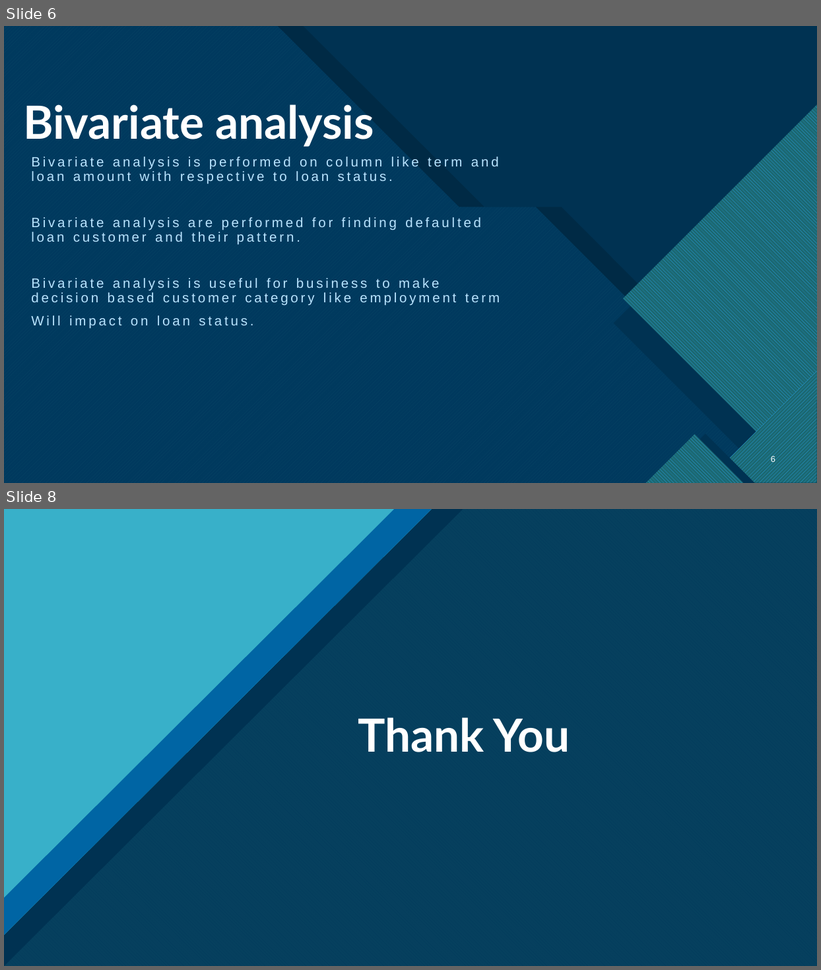
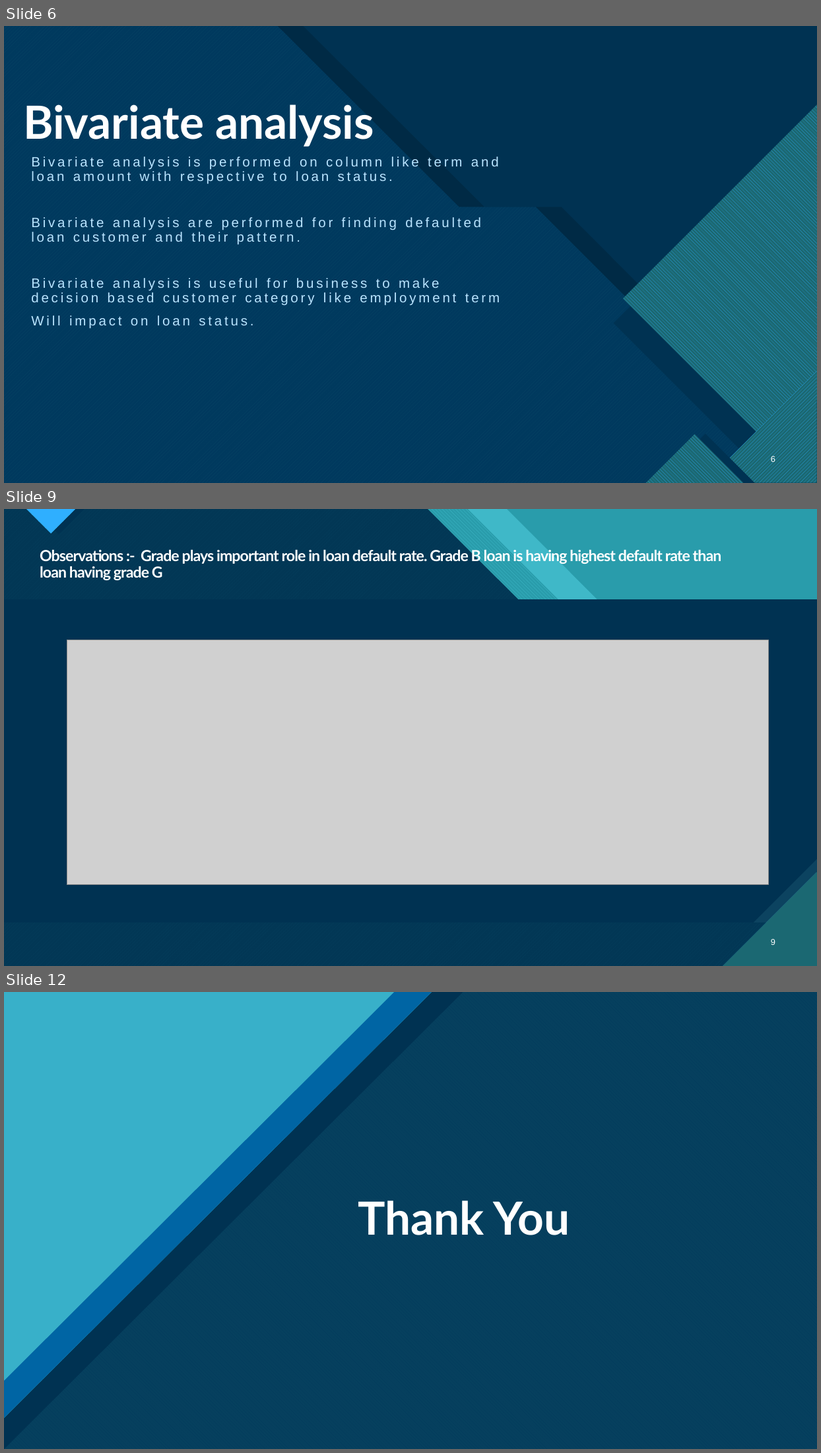
Before and after one commit to AkshayPeddarajula/lending_club, a slide deck: Lender club case study.pptx. Shown one above the other, each under a label of ours: slides 6 and 8 before the commit, slides 6, 9 and 12 after it; the slides between them are not shown. The pictures are 821x970 and 821x1453 pixels, drawn with LibreOffice and Linux fonts; fonts in the diff are those of the drawing; grey boxes stand for pictures. Boxes give left, top, right and bottom in pixels: in the first picture for what was removed or moved away, otherwise in the second. Text is boxed around its words. In the diff, an @@ line names an element or a change of style, - is before the commit and + after.

```diff
--- a/Lender club case study.pptx
+++ b/Lender club case study.pptx
@@ slide 9 added at <box>4,509,817,966</box>, background #47C3D3; not listed: 13 template elements that a slide beside it also shows @@
@@ rectangle added at <box>4,509,817,966</box>, fill #299CAB @@
@@ rectangle added at <box>4,509,817,966</box>, fill #299CAB @@
@@ freeform shape added at <box>4,509,817,966</box>, fill #47C3D3 at 74% opacity @@
@@ freeform shape added at <box>4,509,817,966</box>, fill pattern #47C3D3 on #1B6872 @@
@@ freeform shape added at <box>4,509,817,966</box>, fill #003352 at 90% opacity @@
@@ title added at <box>40,548,722,580</box>, 18 pt, text #FFFFFF, bold @@
+Observations :- Grade plays important role in loan default rate. Grade B loan is having highest default rate than
+loan having grade G
@@ picture added at <box>67,640,769,885</box> @@
@@ page number added at <box>771,939,776,945</box>, 10 pt, text #FFFFFF @@
+9
@@ what was slide 8 is now slide 12 @@
```
Also in this commit, not shown: 4 other slides added, 1 slide removed.
